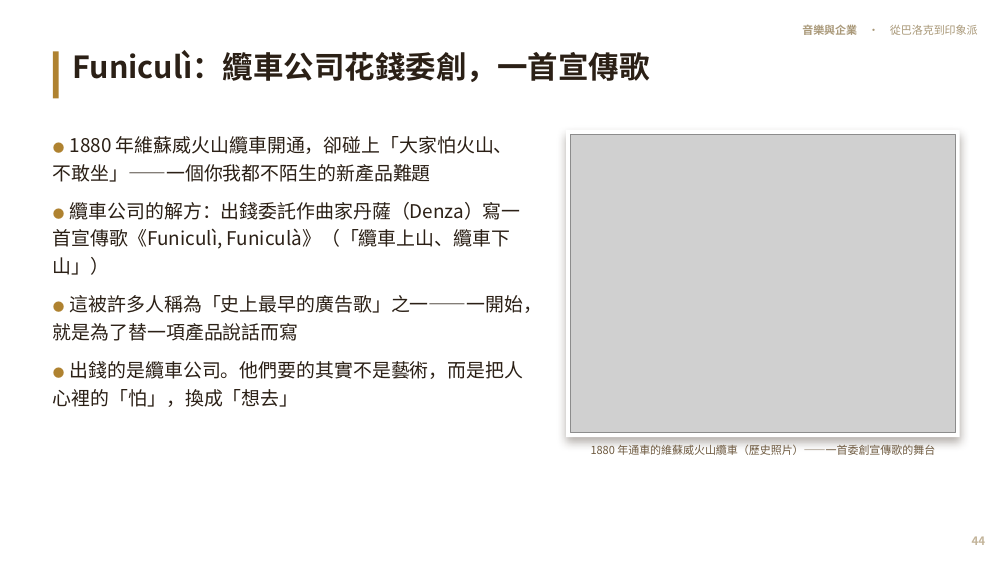
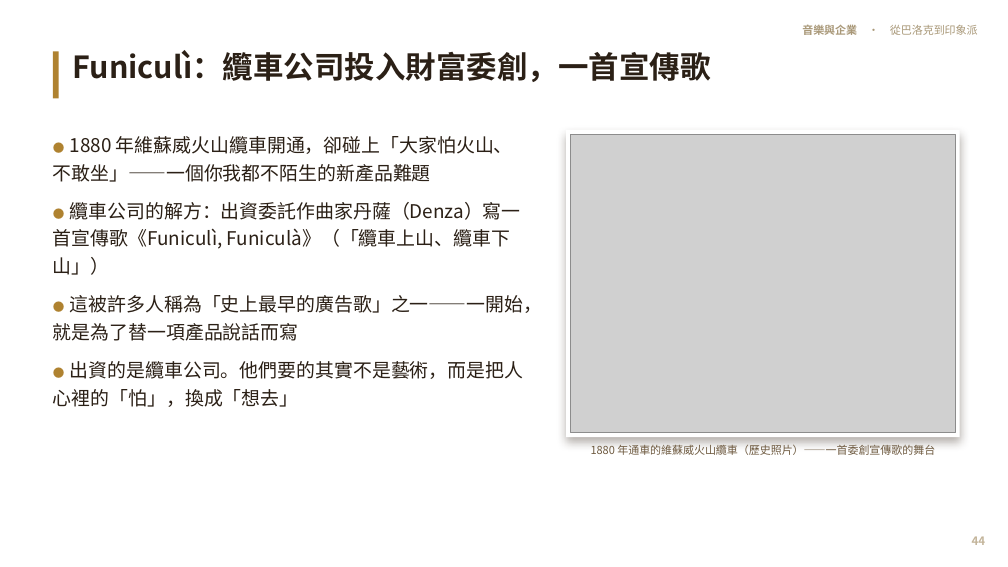
Before and after one commit to kblab2024/music-business-lecture, a slide deck: slide 44 of docs/downloads/音樂與企業-投影片.pptx. Drawn at 1008x567 pixels with LibreOffice and Linux fonts; fonts in the diff are those of the drawing; grey boxes stand for pictures. Boxes give left, top, right and bottom in pixels: in the first picture for what was removed or moved away, otherwise in the second. Text is boxed around its words. In the diff, an @@ line names an element or a change of style, - is before the commit and + after.

```diff
--- a/docs/downloads/音樂與企業-投影片.pptx
+++ b/docs/downloads/音樂與企業-投影片.pptx
@@ text at [73,50,711,82]: text changed @@
-Funiculì：纜車公司花錢委創，一首宣傳歌
+Funiculì：纜車公司投入財富委創，一首宣傳歌
@@ text at [53,202,521,275]: text changed @@
-● 纜車公司的解方：出錢委託作曲家丹薩（Denza）寫一首宣傳歌《Funiculì, Funiculà》（「纜車上山、纜車下山」）
+● 纜車公司的解方：出資委託作曲家丹薩（Denza）寫一首宣傳歌《Funiculì, Funiculà》（「纜車上山、纜車下山」）
@@ text at [53,361,524,407]: text changed @@
-● 出錢的是纜車公司。他們要的其實不是藝術，而是把人心裡的「怕」，換成「想去」
+● 出資的是纜車公司。他們要的其實不是藝術，而是把人心裡的「怕」，換成「想去」
```
Also in this commit, not shown: 28 other slides changed, 7 other files.
